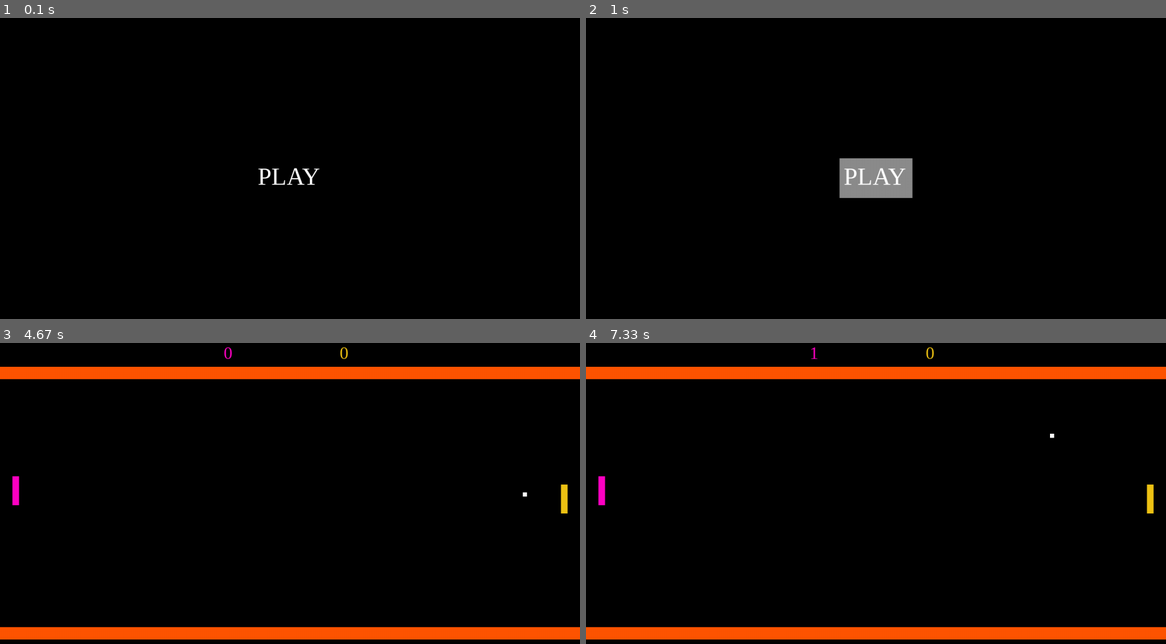
Above: before the commit, frames 1-4 (two rows, left to right).
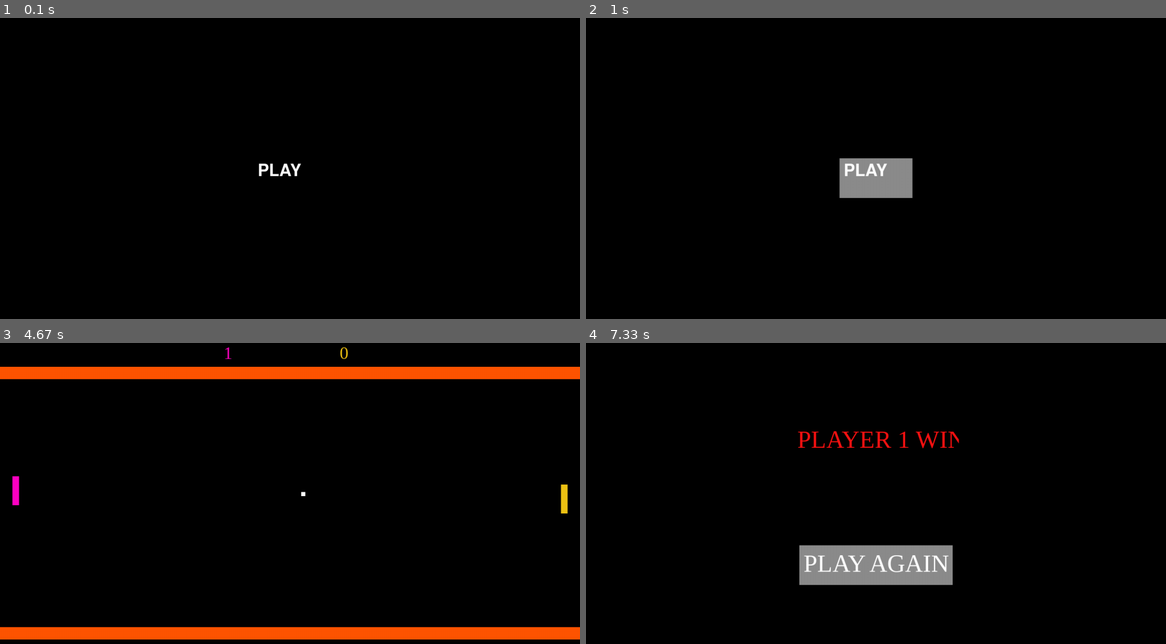
Above: after the commit, the same moments.

Repository: LukeHackwell/PyGameExtensionFramework
Game: pygame game, started from Main.py
Same seed, same stepped clock (60 frames per second), same inputs: the game is played once before the commit and once after it.
Inputs (mouse positions are in pixels of both pictures, inside the frame that each line leads up to):
- Up to frame 1 (0.1 s): no input
- Up to frame 2 (1 s): hold W 0.33-0.8 s; press the mouse at (876, 177) at 0.87 s; move the mouse to (899, 165) at 0.97 s
- Up to frame 3 (4.67 s): release the mouse at (330, 475) at 1.1 s; hold S 1.17-1.63 s; press the mouse at (290, 502) at 1.7 s; move the mouse to (284, 493) at 1.8 s; release the mouse at (272, 487) at 1.93 s; tap Down at 2 s; hold W 2.33-2.8 s; hold Up 2.33-2.8 s; move the mouse to (440, 556) at 2.37 s; hold S 2.83-3.2 s; hold Down 2.83-3.2 s; move the mouse to (406, 478) at 2.87 s; hold W 3.23-3.53 s; hold Up 3.23-3.53 s; move the mouse to (69, 430) at 3.27 s; hold S 3.57-3.87 s; hold Down 3.57-3.87 s; move the mouse to (98, 535) at 3.6 s; hold W 3.9-4.27 s; hold Up 3.9-4.27 s; move the mouse to (493, 568) at 3.93 s; hold S from 4.3 s (still down); hold Down from 4.3 s (still down); move the mouse to (423, 421) at 4.33 s
- Up to frame 4 (7.33 s): release S at 4.67 s; release Down at 4.67 s; hold W 4.7-5 s; hold Up 4.7-5 s; move the mouse to (713, 538) at 4.73 s; hold S 5.03-5.33 s; hold Down 5.03-5.33 s; move the mouse to (1084, 577) at 5.07 s; hold W 5.37-5.73 s; hold Up 5.37-5.73 s; move the mouse to (1032, 538) at 5.4 s; hold S 5.77-6.13 s; hold Down 5.77-6.13 s; move the mouse to (997, 460) at 5.8 s; hold W 6.17-6.47 s; hold Up 6.17-6.47 s; move the mouse to (760, 529) at 6.2 s; hold S 6.5-6.8 s; hold Down 6.5-6.8 s; move the mouse to (910, 595) at 6.53 s; click (876, 565) at 7.28 s

The runs differ from the first frame. In frame 1, 0.3% of the frame differs, in the area x 44-56%, y 48-56%; in frame 2, 0.3%; in frame 3, less than 0.1%; in frame 4, 13%, in the area x 0-100%, y 1-99%.

Commit message:
Add files via upload

Diff:
--- a/GameFramework.py
+++ b/GameFramework.py
@@ -4,6 +4,7 @@
 import time
 
 
+
 class Vector2:
 # Store 2D vectors
 
@@ -56,7 +57,7 @@
     """
 
     def __init__(self, screenSize, screenCaption, allowedEvents):
-        self.win =  pyg.display.set_mode(screenSize.Tuple())
+        self.win =  pyg.display.set_mode(screenSize.Tuple(), pyg.FULLSCREEN)
         pyg.display.set_caption(screenCaption)
         self.winBGColour = Colour.white
         self.clock = pyg.time.Clock()
--- a/Main.py
+++ b/Main.py
@@ -12,6 +12,7 @@
 
 GM = PongGM(screenSize, screenCaption, allowedEvents)
 GM.winBGColour = Colour.black
+
 
 
 #main game loop
@@ -36,7 +37,9 @@
                 GM.mousePos = Vector2(mouseX, mouseY)
                 GM.mouseDown = False
         elif event.type == pyg.KEYDOWN:
-            if event.key == pyg.K_w:
+            if event.key == pyg.K_ESCAPE:
+                sys.exit()
+            elif event.key == pyg.K_w:
                 GM.wDown = True
             elif event.key == pyg.K_s:
                 GM.sDown = True
--- a/PongFramework.py
+++ b/PongFramework.py
@@ -13,7 +13,6 @@
         self.currentScene = StartMenu(self)
 
 
-
 """
 Scenes
 """
@@ -22,7 +21,7 @@
         super().__init__(gameManager)
 
         playButtonSize = Vector2(176, 96)
-        playButton = Button(self, gameManager.screenSize / 2 - playButtonSize / 2, playButtonSize, Colour.black, Colour.grey, "PLAY", 60, Colour.white, "Times New Roman", Vector2(10, 10))
+        playButton = Button(self, gameManager.screenSize / 2 - playButtonSize / 2, playButtonSize, Colour.black, Colour.grey, "PLAY", 60, Colour.white, pyg.font.get_default_font(), Vector2(10, 10))
         playButton.scripts.append(OnButtonPressedChangeScene(playButton, TwoPlayer(self.gameManager)))
 
 
@@ -81,7 +80,7 @@
         puck = Box(self, puckStartPosition, puckSize, Colour.white)
         puck.collider = BoxCollider(puck, puckSize)
         puck.rigidBody = RigidBody(puck)
-        puck.initialSpeed = 7
+        puck.initialSpeed = 9
         puck.rigidBody.velocity = RandomVelocity(puck.initialSpeed)
         puck.scripts.append(PuckController(puck, topBarrier, bottomBarrier, paddleLeft, paddleRight, goalLeft, goalRight, scoreLeft, scoreRight))
 
@@ -92,12 +91,17 @@
 
 
 class EndMenu(Scene):
-    def __init__(self, gameManager):
+    def __init__(self, gameManager, winner):
         super().__init__(gameManager)
 
+        boxOfftset = 150
+
         playAgainButtonSize = Vector2(370, 96)
-        playAgainButton = Button(self, gameManager.screenSize / 2 - playAgainButtonSize / 2, playAgainButtonSize, Colour.black, Colour.grey, "PLAY AGAIN", 60, Colour.white, "Times New Roman", Vector2(10, 10))
+        playAgainButton = Button(self, gameManager.screenSize / 2 - playAgainButtonSize / 2 + Vector2.Up() * boxOfftset, playAgainButtonSize , Colour.black, Colour.grey, "PLAY AGAIN", 60, Colour.white, "Times New Roman", Vector2(10, 10))
         playAgainButton.scripts.append(OnButtonPressedChangeScene(playAgainButton, TwoPlayer(self.gameManager)))
+
+        winnerTextSize = Vector2(400, 96)
+        winnerText = TextBox(self, gameManager.screenSize / 2 - winnerTextSize / 2 + Vector2.Down() * boxOfftset, winnerTextSize, Colour.black, winner, 60, Colour.Random(), "Times New Roman", Vector2(10, 10))
 
 
 
@@ -168,6 +172,8 @@
         self.scoreL = scoreLeft
         self.scoreR = scoreRight
 
+        self.velocityIncrease = 1
+
     def Update(self):
         if self.parent.collider.collisions != []:
 
@@ -176,7 +182,7 @@
                     self.parent.rigidBody.velocity.y *= -1
 
                 if collision.parent == self.paddleL or collision.parent == self.paddleR:
-                    IncreaseSpeed(self.parent.rigidBody.velocity)
+                    IncreaseSpeed(self.parent.rigidBody.velocity, self.velocityIncrease)
                     self.parent.rigidBody.velocity.x *= -1
 
                 if collision.parent == self.goalL:
@@ -203,9 +209,9 @@
 
     def Update(self):
         if self.scoreL.count == self.maxScore:
-            self.parent.scene.gameManager.ChangeScene(EndMenu(self.parent.scene.gameManager))
+            self.parent.scene.gameManager.ChangeScene(EndMenu(self.parent.scene.gameManager, "PLAYER 1 WINS"))
         elif self.scoreR.count == self.maxScore:
-            self.parent.scene.gameManager.ChangeScene(EndMenu(self.parent.scene.gameManager))
+            self.parent.scene.gameManager.ChangeScene(EndMenu(self.parent.scene.gameManager, "PLAYER 2 WINS"))
 
 
 """
@@ -229,18 +235,17 @@
     return Vector2(x, y)
 
 
-def IncreaseSpeed(velocity):
+def IncreaseSpeed(velocity, increaseMod):
     #increases the speed of the puck
-    increase = 0.75
     if velocity.x > 0:
-        velocity.x += increase
+        velocity.x += increaseMod
     elif velocity.x < 0:
-        velocity.x -= increase
+        velocity.x -= increaseMod
 
     if velocity.y > 0:
-        velocity.y += increase
+        velocity.y += increaseMod
     elif velocity.y < 0:
-        velocity.y -= increase
+        velocity.y -= increaseMod
 
 
 def ResetPuck(puck):
